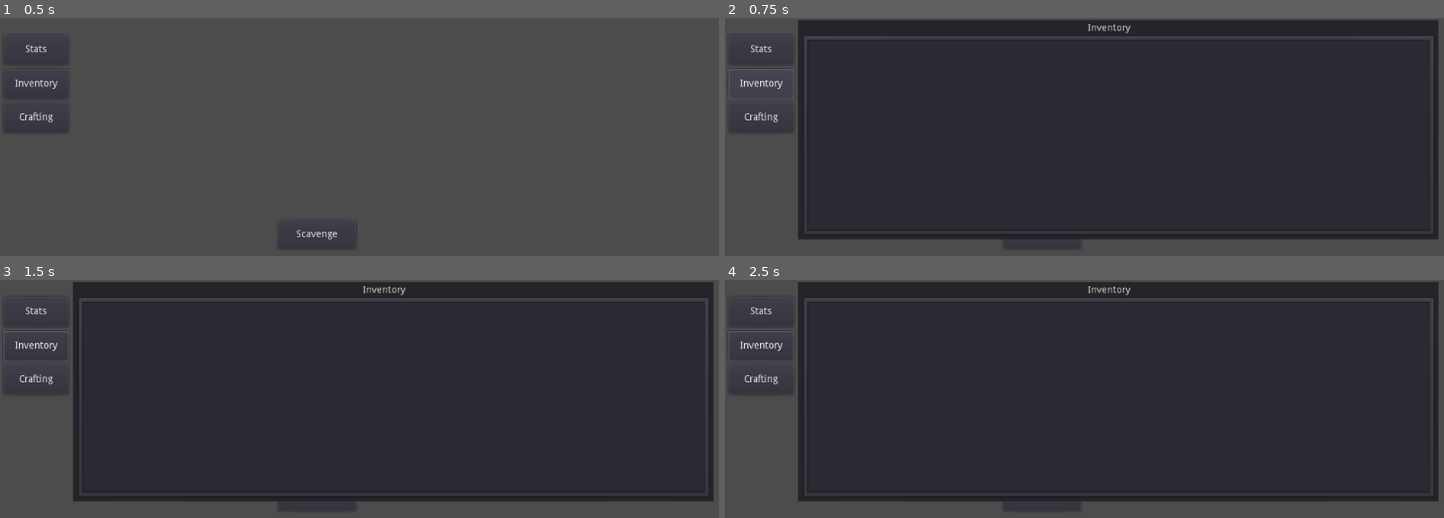
Above: before the commit, frames 1-4 (two rows, left to right).
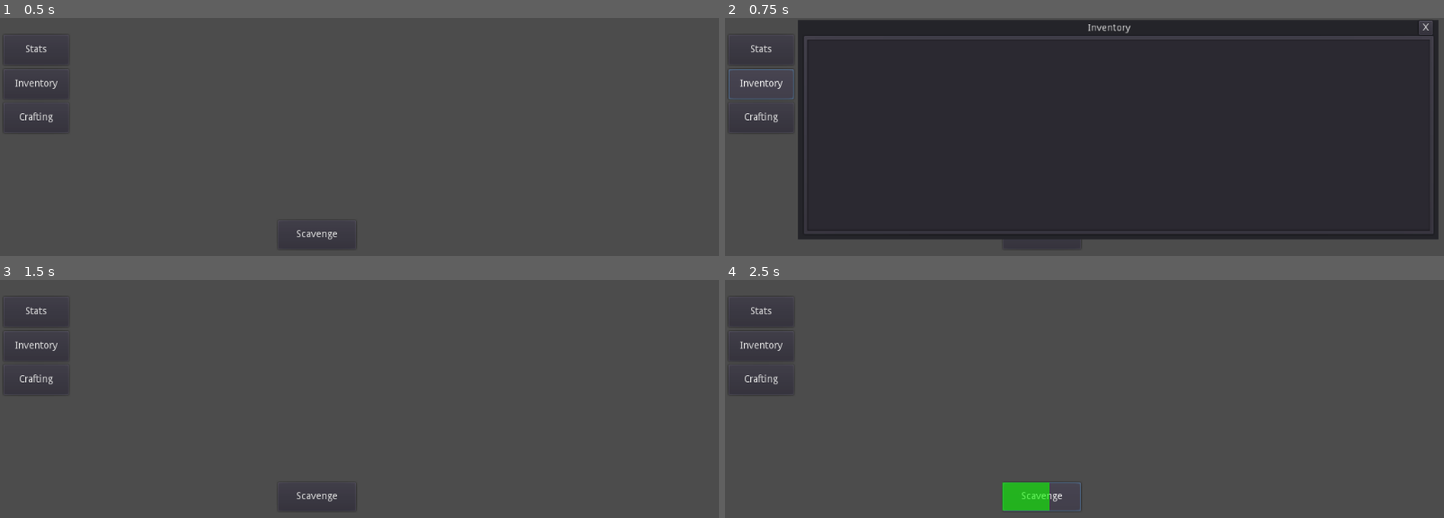
Above: after the commit, the same moments.

Repository: uncleBlobby/godot-scavenge-2d
Game: Godot game, scene res://Main.tscn
The game is run twice, just before and just after one commit, with the same random seed, the same clock (stepped at 60 frames per second) and the same inputs.
Inputs (mouse positions are in pixels of both pictures, inside the frame that each line leads up to):
- Up to frame 1 (0.5 s): no input
- Up to frame 2 (0.75 s): click "Inventory" at 0.5 s
- Up to frame 3 (1.5 s): click (697, 289) at 1.25 s, where only the run after the commit has a clickable "X"
- Up to frame 4 (2.5 s): click "Scavenge" at 2 s

Frame 1 is identical in both runs. In frame 2, less than 0.1% of the frame differs, in the area x 96-99%, y 1-8%; in frame 3, 79%; in frame 4, 80%, in the area x 0-100%, y 0-98%.

Commit message:
added close icon to inventory window gui

Diff:
--- /dev/null
+++ b/Closer.gd
@@ -0,0 +1,24 @@
+extends Area2D
+
+onready var shape = get_node("CollisionShape2D")
+
+func _input_event(viewport, event, shape_idx):
+	if event.type == InputEvent.MOUSE_BUTTON \
+	and event.button_index == BUTTON_LEFT \
+	and event.pressed:
+		print("Closed window.")
+		return(self)
+# Declare member variables here. Examples:
+# var a = 2
+# var b = "text"
+
+
+# Called when the node enters the scene tree for the first time.
+func _ready():
+	set_pickable(true)
+	pass # Replace with function body.
+
+
+# Called every frame. 'delta' is the elapsed time since the previous frame.
+#func _process(delta):
+#	pass
--- a/Inventory.gd
+++ b/Inventory.gd
@@ -6,7 +6,7 @@
 
 onready var itemClass = preload("Items.gd")
 
-
+var isVisible = false
 # Declare member variables here. Examples:
 # var a = 2
 # var b = "text"
--- a/InventoryButton.gd
+++ b/InventoryButton.gd
@@ -4,7 +4,7 @@
 onready var inventory = get_node("/root/Main/Inventory")
 onready var this = get_node(".")
 
-var isVisible = false
+#var isVisible = false
 
 
 # Called when the node enters the scene tree for the first time.
@@ -26,10 +26,10 @@
 
 
 func _showHideInventoryPanel():
-	if !isVisible:
+	if !inventory.isVisible:
 		inventory.show()
-		isVisible = true
+		inventory.isVisible = true
 	else:
 		inventory.hide()
-		isVisible = false
+		inventory.isVisible = false
 	#print(inventory.hide())
--- a/Main.tscn
+++ b/Main.tscn
@@ -11,6 +11,10 @@
 [ext_resource path="res://CraftingButton.gd" type="Script" id=9]
 [ext_resource path="res://StatsButton.gd" type="Script" id=10]
 [ext_resource path="res://Main.gd" type="Script" id=11]
+[ext_resource path="res://Window Closer.gd" type="Script" id=12]
+
+[sub_resource type="RectangleShape2D" id=1]
+extents = Vector2( 7.81195, 7.1059 )
 
 [node name="Main" type="Node2D"]
 script = ExtResource( 11 )
@@ -199,6 +203,40 @@
 fixed_column_width = 100
 icon_mode = 0
 
+[node name="Window Closer" type="Node2D" parent="Inventory/Panel"]
+position = Vector2( 902.666, 1.41744 )
+script = ExtResource( 12 )
+
+[node name="ColorRect" type="ColorRect" parent="Inventory/Panel/Window Closer"]
+visible = false
+anchor_left = 1.0
+anchor_right = 1.0
+margin_left = -10.0
+margin_bottom = 10.0
+color = Color( 0, 0, 0, 1 )
+__meta__ = {
+"_edit_use_anchors_": false
+}
+
+[node name="Area2D" type="Area2D" parent="Inventory/Panel/Window Closer"]
+visible = false
+z_index = 5
+
+[node name="CollisionShape2D" type="CollisionShape2D" parent="Inventory/Panel/Window Closer/Area2D"]
+visible = false
+position = Vector2( -5.30334, 4.59619 )
+shape = SubResource( 1 )
+
+[node name="Button" type="Button" parent="Inventory/Panel/Window Closer"]
+margin_left = -19.2386
+margin_top = -0.222728
+margin_right = 0.761414
+margin_bottom = 19.7773
+text = "X"
+__meta__ = {
+"_edit_use_anchors_": false
+}
+
 [node name="MainButtonHandle" type="Node2D" parent="."]
 z_index = 5
 
--- /dev/null
+++ b/Window Closer.gd
@@ -0,0 +1,28 @@
+extends Node2D
+
+onready var this = get_node(".")
+
+onready var closeButton = get_node("Button")
+onready var inventory = get_node("/root/Main/Inventory")
+
+#onready var inventoryButton = get_node("/root/Main/MainButtonHandle/InventoryButton")
+
+
+
+# Called when the node enters the scene tree for the first time.
+func _ready():
+	closeButton.connect("button_up", self, "_closeWindow")
+	pass # Replace with function body.
+
+
+# Called every frame. 'delta' is the elapsed time since the previous frame.
+func _process(delta):
+	#inventoryWindow = get_node("/root/Main/Inventory")
+	pass
+
+func _helloWorld():
+	print("Hello World")
+
+func _closeWindow():
+	inventory["isVisible"] = false
+	inventory.hide()
Not shown: 1 places in Main.tscn that only renumber resources
